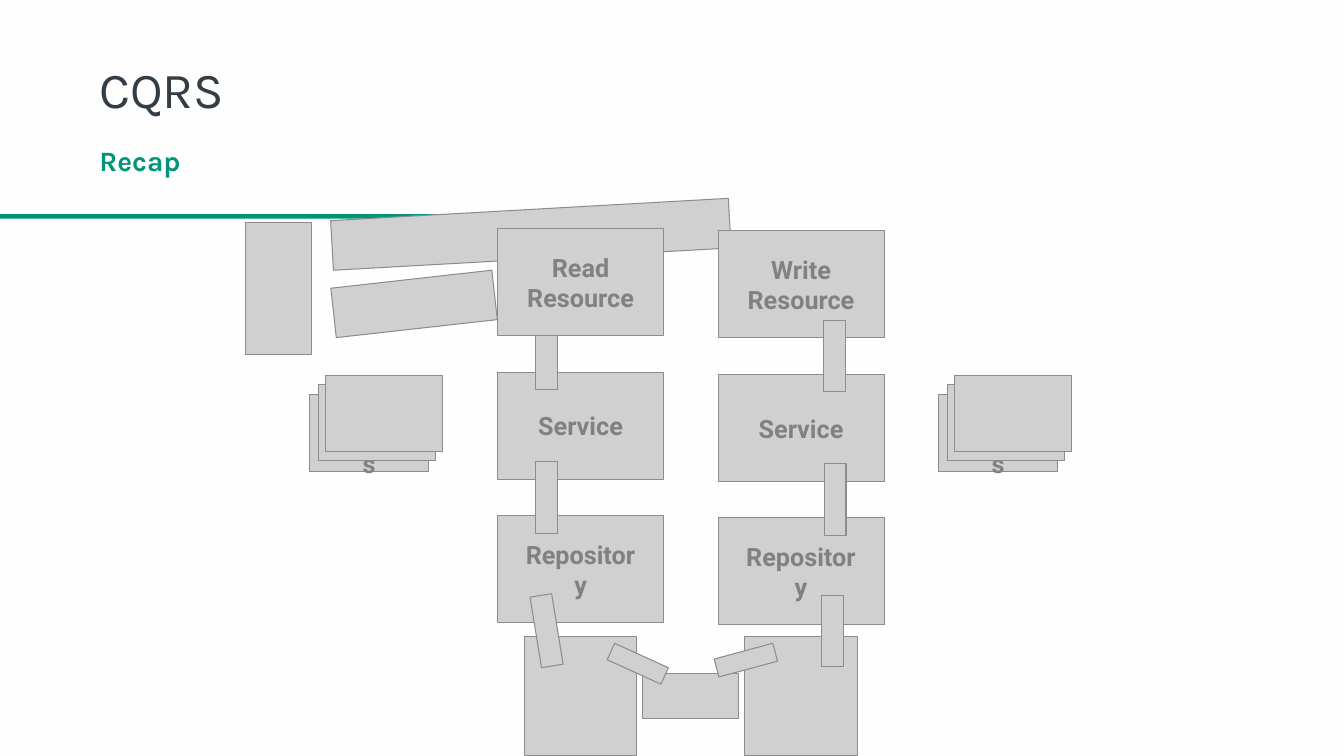
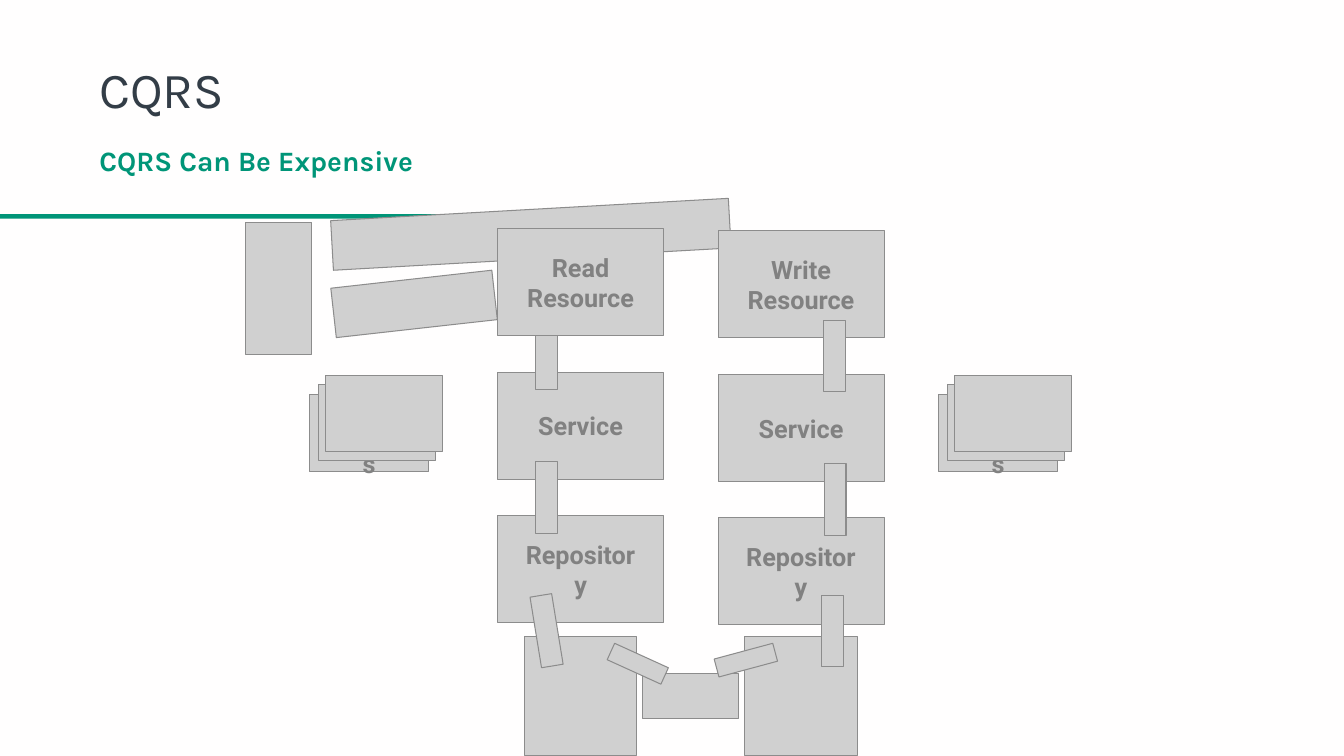
Before and after one commit to danielwagstaff/training, a slide deck: slide 9 of event-sourcing/Event Sourcing in a Microservices Environment.pptx (slide 8 before the commit). Drawn at 1344x756 pixels with LibreOffice and Linux fonts; fonts in the diff are those of the drawing; grey boxes stand for pictures; background and template pictures are left out. Boxes give left, top, right and bottom in pixels: in the first picture for what was removed or moved away, otherwise in the second. Text is boxed around its words. In the diff, an @@ line names an element or a change of style, - is before the commit and + after.

```diff
--- a/event-sourcing/Event Sourcing in a Microservices Environment.pptx
+++ b/event-sourcing/Event Sourcing in a Microservices Environment.pptx
@@ text at <box>99,151,413,178</box>: text changed @@
-Recap
+CQRS Can Be Expensive
```
Also in this commit, not shown: 35 other slides changed, 13 slides added, 2 slides removed.
